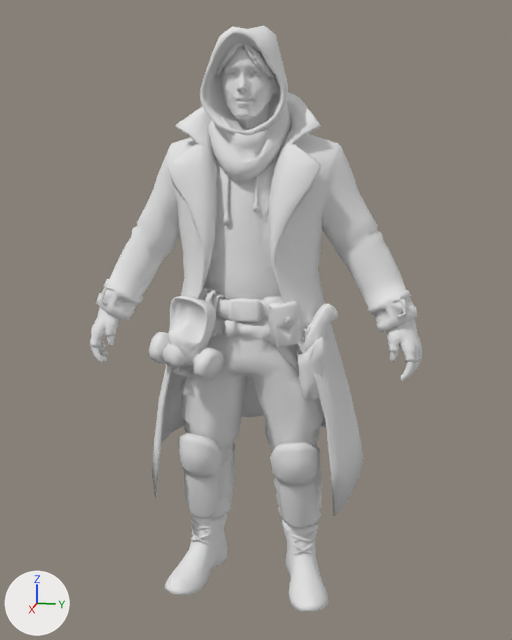
The OBJ model src/apps/and-now/raw/mannequin/novotny-male/model.obj as it was, and as the next commit left it.
Camera for both pictures: a 50 mm camera at (1.238, 0.249, 0.313) aimed at (-0.001, 0.001, 0.003). Arrows for +X, +Y and +Z are at lower left; the lights stay in place. The picture after the commit comes second. Where no turn or scale is listed for an object, it has been applied to the vertices.

The first picture shows 'model'.
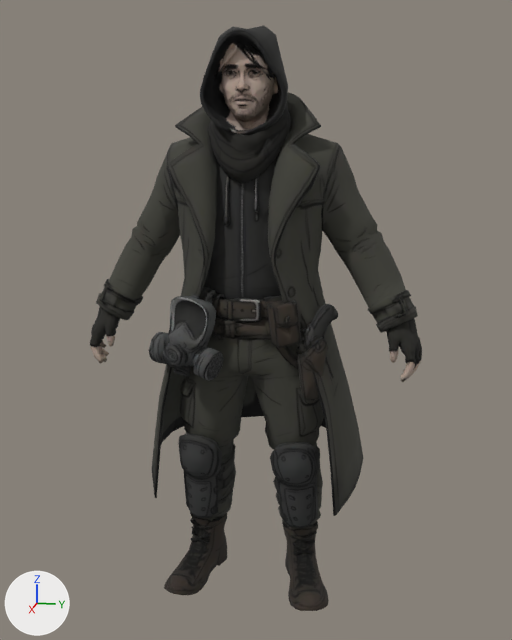
The newer file is also rescaled (x1.804), turned or shifted as a whole; pictures and numbers use the older file's frame.

The change in detail:
Picture 'texture.jpg' (img_texture_jpg) is new.
In material 'Material_0' (mat_material_0), base_color is no longer (0.8, 0.8, 0.8), white #e7e7e7.
In material 'Material_0' (mat_material_0), texture is now set to img_texture_jpg.

Pixel boxes (x1, y1, x2, y2) of what changed, in the pictures (512 x 640 px):
'model', surface changed (white to black)
    both: (90, 25, 422, 611)
